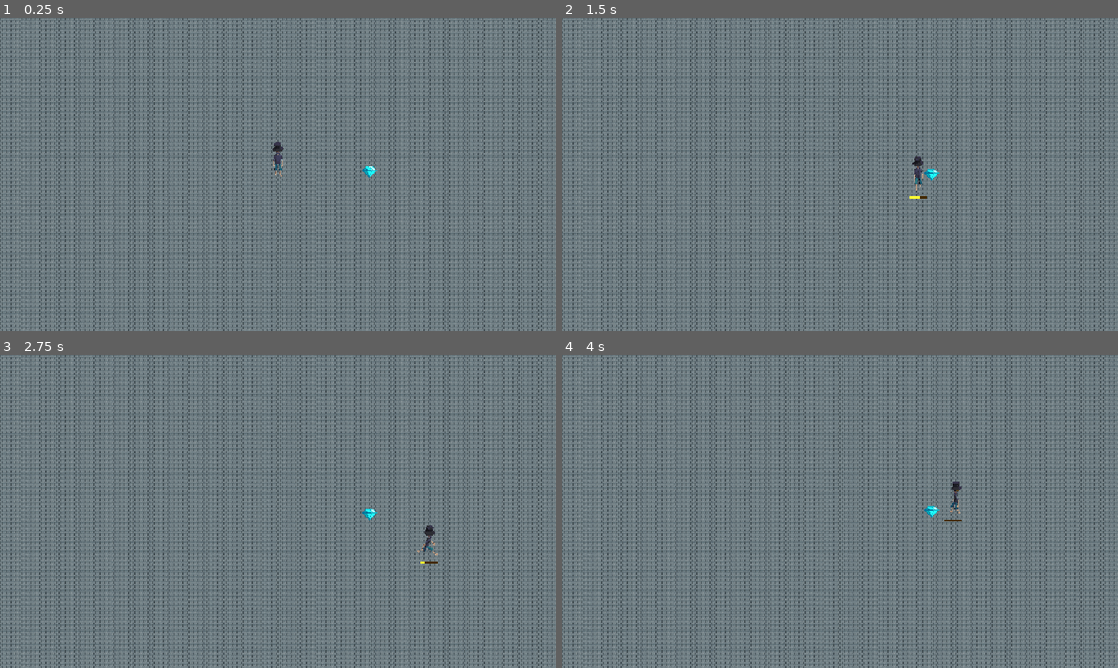
Above: before the commit, frames 1-4 (two rows, left to right).
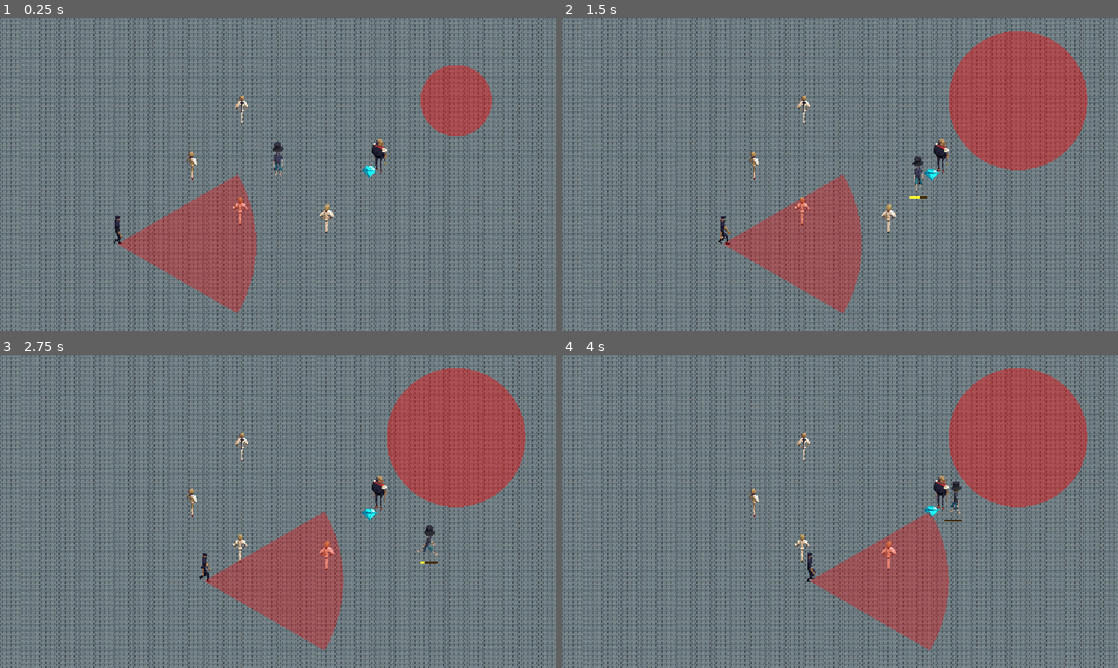
Above: after the commit, the same moments.

Repository: the-all-stack/gwj-igc-2026
Game: Godot game, scene res://stages/test_stage.tscn
The game is run twice, just before and just after one commit, with the same random seed, the same clock (stepped at 60 frames per second) and the same inputs. This scene is started directly instead of the project's main scene.
Inputs:
- Up to frame 1 (0.25 s): no input
- Up to frame 2 (1.5 s): hold D (move_right) 0.53-1.28 s; hold Shift (sprint) 0.53-1.28 s; hold S (move_down) from 1.28 s (still down); tap Shift (sprint) at 1.35 s
- Up to frame 3 (2.75 s): release S (move_down) at 2.03 s; hold D (move_right) from 2.03 s (still down); hold Shift (sprint) from 2.03 s (still down)
- Up to frame 4 (4 s): release D (move_right) at 2.78 s; release Shift (sprint) at 2.78 s; hold W (move_up) 2.78-3.53 s; tap Shift (sprint) at 2.85 s; hold A (move_left) from 3.53 s (still down); hold Shift (sprint) from 3.53 s (still down)

The runs differ from the first frame. In frame 1, 8.6% of the frame differs, in the area x 20-89%, y 15-95%; in frame 2, 15%, in the area x 28-95%, y 4-95%; in frame 3, 15%; in frame 4, 15%.

Commit message:
bounty hunter fix

Diff:
--- a/characters/bounty_hunter/bounty_hunter.tscn
+++ b/characters/bounty_hunter/bounty_hunter.tscn
@@ -8,7 +8,7 @@
 color = Color(1, 0, 0, 0.39215687)
 move_interval_low = 5.0
 move_interval_high = 8.0
-move_bounds = Rect2(0, 0, 32, 18)
+move_bounds = Rect2(-16, -9, 32, 18)
 move_speed = 10.0
 base_size_static = 8.0
 base_size_moving = 4.0
--- a/stages/base_stage.tscn
+++ b/stages/base_stage.tscn
@@ -48,15 +48,10 @@
 grow_horizontal = 2
 grow_vertical = 2
 
-[node name="GameOverScreen" parent="UI" unique_id=660359113 instance=ExtResource("5_r1ki2")]
-visible = false
-layout_mode = 0
-anchors_preset = 0
-anchor_right = 0.0
-anchor_bottom = 0.0
-grow_horizontal = 1
-grow_vertical = 1
-
 [node name="AlarmScreen" parent="UI" unique_id=2085469021 instance=ExtResource("6_d77hg")]
 visible = false
 layout_mode = 1
+
+[node name="GameOverScreen" parent="UI" unique_id=660359113 instance=ExtResource("5_r1ki2")]
+visible = false
+layout_mode = 1
--- a/stages/test_stage.tscn
+++ b/stages/test_stage.tscn
@@ -1,5 +1,32 @@
 [gd_scene format=3 uid="uid://b4yo72tdxqpsm"]
 
 [ext_resource type="PackedScene" uid="uid://b5ahv2wcmdttl" path="res://stages/base_stage.tscn" id="1_dywvm"]
+[ext_resource type="PackedScene" uid="uid://cvr542ypnx17m" path="res://characters/civilian/civilian.tscn" id="3_ckvl4"]
+[ext_resource type="PackedScene" uid="uid://biq3wpw5eyc7d" path="res://characters/guard/guard.tscn" id="3_hh1an"]
+[ext_resource type="PackedScene" uid="uid://bw5mh02bjmjbo" path="res://characters/bounty_hunter/bounty_hunter.tscn" id="3_pu20y"]
 
 [node name="Stage" unique_id=1459536729 instance=ExtResource("1_dywvm")]
+
+[node name="Civilian" parent="2D/Objects/Civilians" parent_id_path=PackedInt32Array(514604729) index="0" unique_id=1443269948 instance=ExtResource("3_ckvl4")]
+position = Vector2(-72, 88)
+
+[node name="Civilian2" parent="2D/Objects/Civilians" parent_id_path=PackedInt32Array(514604729) index="1" unique_id=750975884 instance=ExtResource("3_ckvl4")]
+position = Vector2(-160, 8)
+
+[node name="Civilian3" parent="2D/Objects/Civilians" parent_id_path=PackedInt32Array(514604729) index="2" unique_id=134715227 instance=ExtResource("3_ckvl4")]
+position = Vector2(-72, -96)
+
+[node name="Civilian4" parent="2D/Objects/Civilians" parent_id_path=PackedInt32Array(514604729) index="3" unique_id=993716167 instance=ExtResource("3_ckvl4")]
+position = Vector2(184, -8)
+
+[node name="Civilian5" parent="2D/Objects/Civilians" parent_id_path=PackedInt32Array(514604729) index="4" unique_id=730112947 instance=ExtResource("3_ckvl4")]
+position = Vector2(88, 104)
+
+[node name="Civilian6" parent="2D/Objects/Civilians" parent_id_path=PackedInt32Array(514604729) index="5" unique_id=319647542 instance=ExtResource("3_ckvl4")]
+position = Vector2(88, 104)
+
+[node name="Guard" parent="2D/Objects" parent_id_path=PackedInt32Array(274317131) index="3" unique_id=1260593566 instance=ExtResource("3_hh1an")]
+position = Vector2(-312, 128)
+
+[node name="BountyHunter" parent="2D/Objects" parent_id_path=PackedInt32Array(274317131) index="4" unique_id=670589263 instance=ExtResource("3_pu20y")]
+position = Vector2(328, -136)
